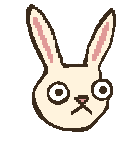
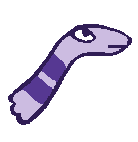
Layer changes from the first 138 × 142 image to the second:
added layer "Layer 6" above "Layer 5" over (x1=8, y1=24, x2=132, y2=125)
hid "Layer 4" over (x1=26, y1=4, x2=116, y2=132)
